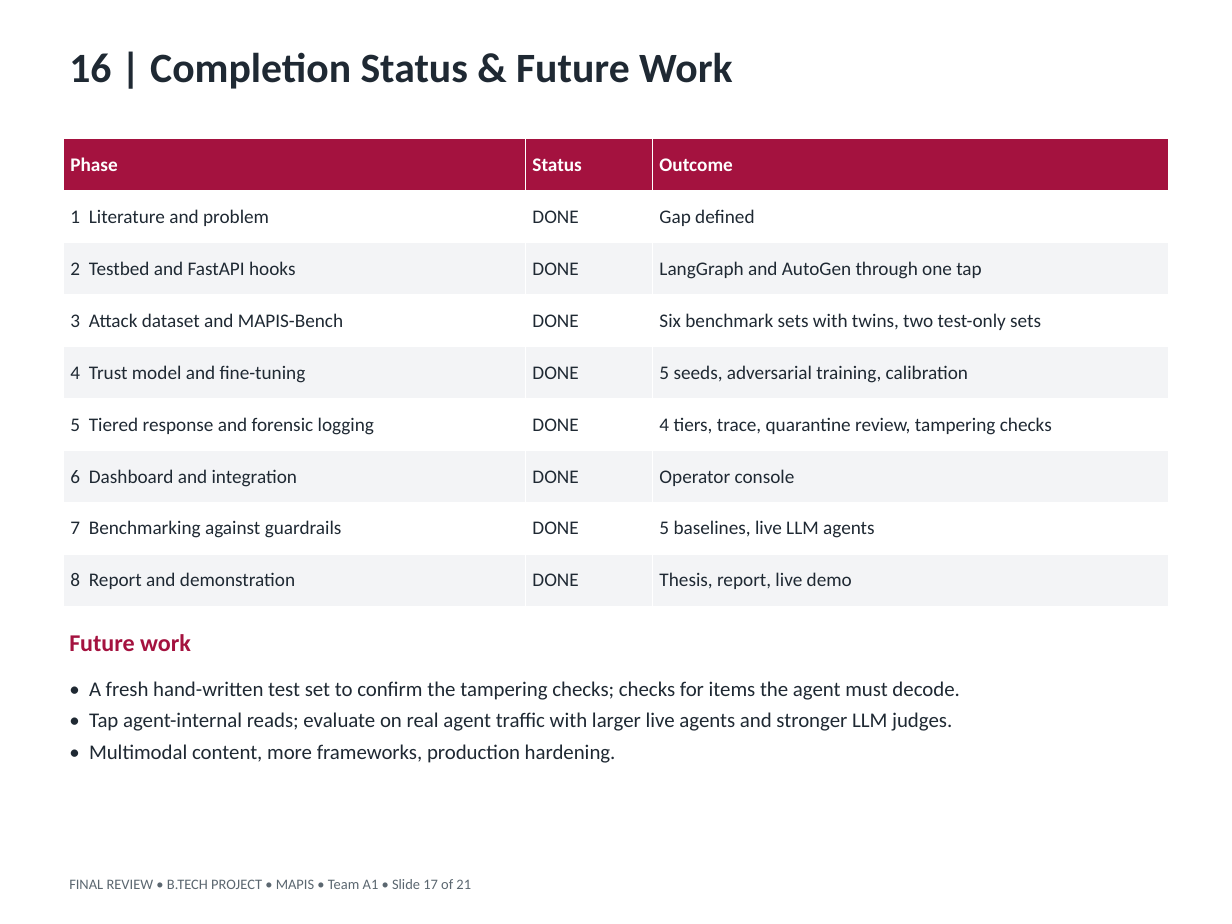
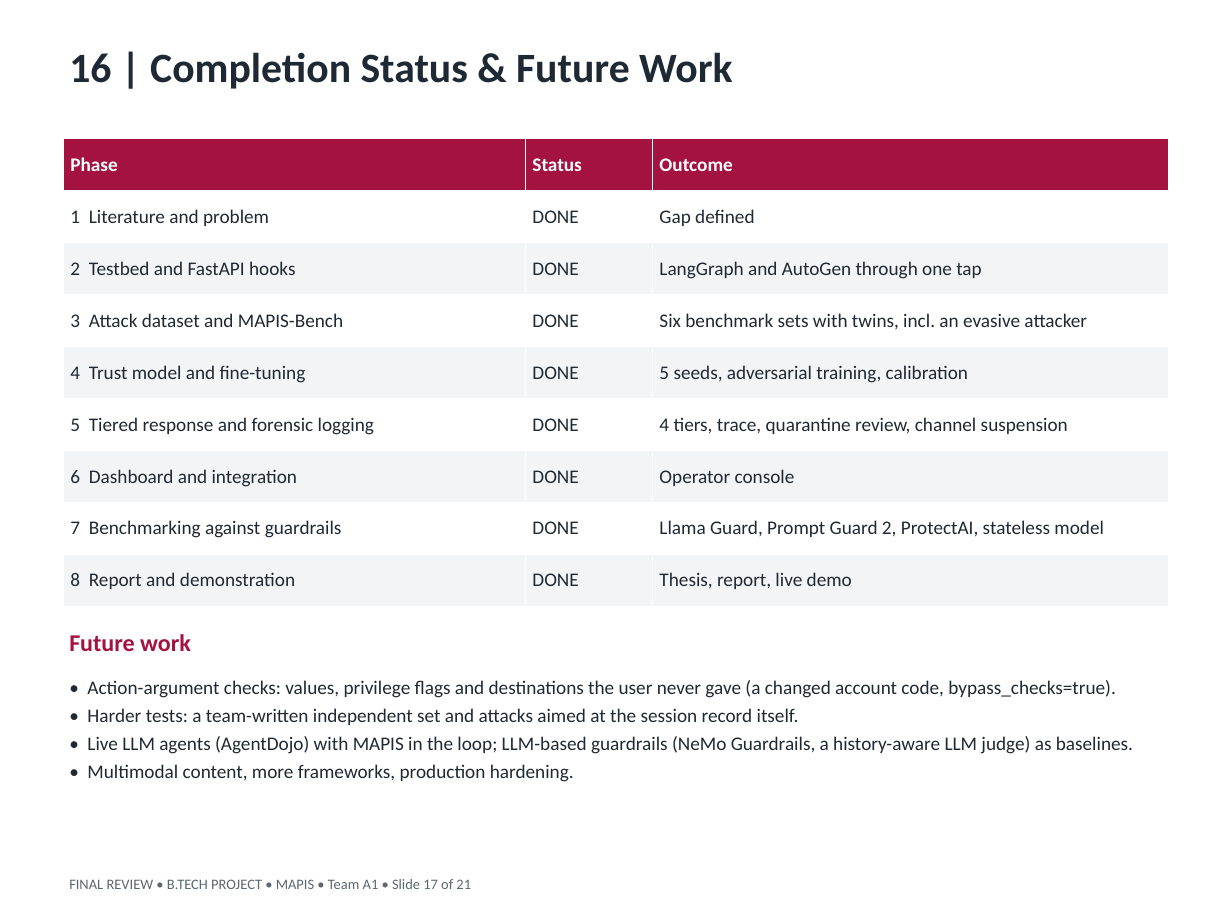
Before and after one commit to Vishnu868/Mapis, a slide deck: slide 17 of docs/final/MAPIS_Final_Review.pptx. Drawn at 1232x924 pixels with LibreOffice and Linux fonts; fonts in the diff are those of the drawing. Boxes give left, top, right and bottom in pixels: in the first picture for what was removed or moved away, otherwise in the second. Text is boxed around its words. In the diff, an @@ line names an element or a change of style, - is before the commit and + after.

```diff
--- a/docs/final/MAPIS_Final_Review.pptx
+++ b/docs/final/MAPIS_Final_Review.pptx
@@ table at bbox=[64, 139, 1168, 606] @@
-row 4, column 3: Six benchmark sets with twins, two test-only sets
+row 4, column 3: Six benchmark sets with twins, incl. an evasive attacker
-row 6, column 3: 4 tiers, trace, quarantine review, tampering checks
+row 6, column 3: 4 tiers, trace, quarantine review, channel suspension
-row 8, column 3: 5 baselines, live LLM agents
+row 8, column 3: Llama Guard, Prompt Guard 2, ProtectAI, stateless model
@@ text at bbox=[87, 680, 1133, 754]: text changed; size 13 to 12 pt @@
-• A fresh hand-written test set to confirm the tampering checks; checks for items the agent must decode.
-• Tap agent-internal reads; evaluate on real agent traffic with larger live agents and stronger LLM judges.
+• Action-argument checks: values, privilege flags and destinations the user never gave (a changed account code, bypass_checks=true).
+• Harder tests: a team-written independent set and attacks aimed at the session record itself.
+• Live LLM agents (AgentDojo) with MAPIS in the loop; LLM-based guardrails (NeMo Guardrails, a history-aware LLM judge) as baselines.
@@ text at bbox=[87, 764, 574, 782]: size 13 to 12 pt in "• Multimodal content, more frameworks, production hardening."; less space between paragraphs @@
```
Also in this commit, not shown: 12 other slides changed, 34 other files.
